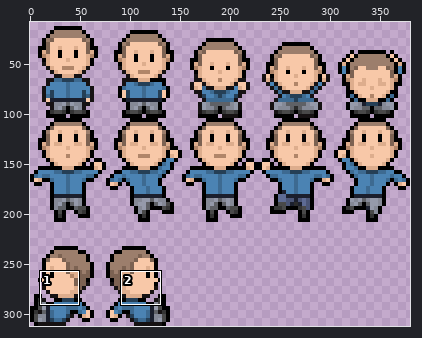
One commit to this sprite sheet: src/assets/images/fili-draggable.png. Above: a wide view before the commit, with the close-up outlined.
Close-up. Before:
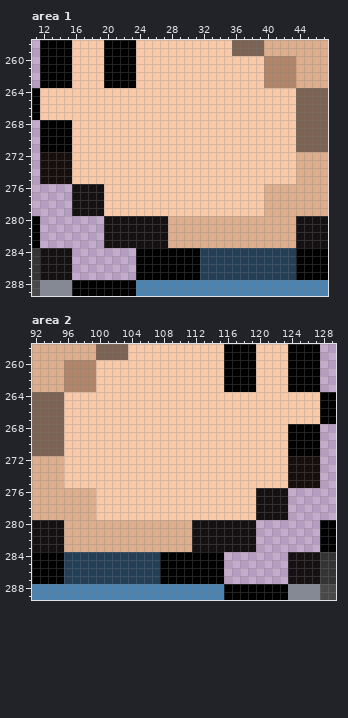
The file is 380x312 pixels. Pixels under 10% opacity are left out. Colours within 5 levels of each other are drawn and written as one. Shown: area 1: x 11..47, y 258..289; area 2: x 92..129, y 258..289. The wide view leaves out empty margins. The commit also changed other parts of the picture, which this record leaves out.
The result:
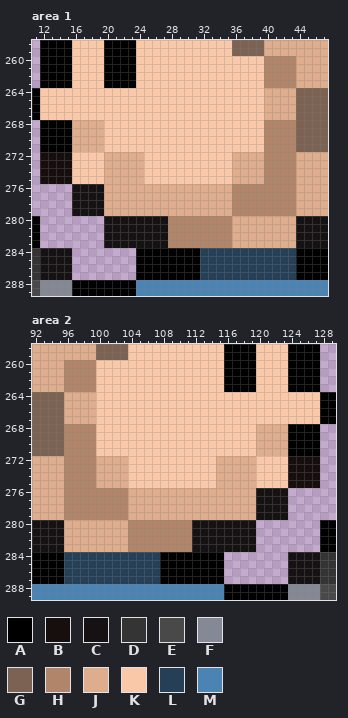
Palette (. is transparent): A #000000  B #160f0d  C #161213  D #343434  E #494949  F #858996  G #7c6252  H #b08569  J #ddad8d  K #f8c8a8  L #253f56  M #4b83b3
What changed:
--- area 1
@@ x 11..47 @@
 263 .AAAAKKKKAAAAKKKKKKKKKKKKKKKKHHHHJJJJ
-264 AKKKKKKKKKKKKKKKKKKKKKKKKKKKKKKKKGGGG
-265 AKKKKKKKKKKKKKKKKKKKKKKKKKKKKKKKKGGGG
-266 AKKKKKKKKKKKKKKKKKKKKKKKKKKKKKKKKGGGG
-267 AKKKKKKKKKKKKKKKKKKKKKKKKKKKKKKKKGGGG
-268 .AAAAKKKKKKKKKKKKKKKKKKKKKKKKKKKKGGGG
-269 .AAAAKKKKKKKKKKKKKKKKKKKKKKKKKKKKGGGG
-270 .AAAAKKKKKKKKKKKKKKKKKKKKKKKKKKKKGGGG
-271 .AAAAKKKKKKKKKKKKKKKKKKKKKKKKKKKKGGGG
-272 .BBBBKKKKKKKKKKKKKKKKKKKKKKKKKKKKJJJJ
-273 .BBBBKKKKKKKKKKKKKKKKKKKKKKKKKKKKJJJJ
-274 .BBBBKKKKKKKKKKKKKKKKKKKKKKKKKKKKJJJJ
-275 .BBBBKKKKKKKKKKKKKKKKKKKKKKKKKKKKJJJJ
-276 .....CCCCKKKKKKKKKKKKKKKKKKKKJJJJJJJJ
-277 .....CCCCKKKKKKKKKKKKKKKKKKKKJJJJJJJJ
-278 .....CCCCKKKKKKKKKKKKKKKKKKKKJJJJJJJJ
-279 .....CCCCKKKKKKKKKKKKKKKKKKKKJJJJJJJJ
-280 A........CCCCCCCCJJJJJJJJJJJJJJJJCCCC
-281 A........CCCCCCCCJJJJJJJJJJJJJJJJCCCC
-282 A........CCCCCCCCJJJJJJJJJJJJJJJJCCCC
-283 A........CCCCCCCCJJJJJJJJJJJJJJJJCCCC
+264 AKKKKKKKKKKKKKKKKKKKKKKKKKKKKJJJJGGGG
+265 AKKKKKKKKKKKKKKKKKKKKKKKKKKKKJJJJGGGG
+266 AKKKKKKKKKKKKKKKKKKKKKKKKKKKKJJJJGGGG
+267 AKKKKKKKKKKKKKKKKKKKKKKKKKKKKJJJJGGGG
+268 .AAAAJJJJKKKKKKKKKKKKKKKKKKKKHHHHGGGG
+269 .AAAAJJJJKKKKKKKKKKKKKKKKKKKKHHHHGGGG
+270 .AAAAJJJJKKKKKKKKKKKKKKKKKKKKHHHHGGGG
+271 .AAAAJJJJKKKKKKKKKKKKKKKKKKKKHHHHGGGG
+272 .BBBBKKKKJJJJJKKKKKKKKKKKJJJJHHHHJJJJ
+273 .BBBBKKKKJJJJJKKKKKKKKKKKJJJJHHHHJJJJ
+274 .BBBBKKKKJJJJJKKKKKKKKKKKJJJJHHHHJJJJ
+275 .BBBBKKKKJJJJJKKKKKKKKKKKJJJJHHHHJJJJ
+276 .....CCCCJJJJJJJJJJJJJJJJHHHHHHHHJJJJ
+277 .....CCCCJJJJJJJJJJJJJJJJHHHHHHHHJJJJ
+278 .....CCCCJJJJJJJJJJJJJJJJHHHHHHHHJJJJ
+279 .....CCCCJJJJJJJJJJJJJJJJHHHHHHHHJJJJ
+280 A........CCCCCCCCHHHHHHHHJJJJJJJJCCCC
+281 A........CCCCCCCCHHHHHHHHJJJJJJJJCCCC
+282 A........CCCCCCCCHHHHHHHHJJJJJJJJCCCC
+283 A........CCCCCCCCHHHHHHHHJJJJJJJJCCCC
 284 DCCCC........AAAAAAAALLLLLLLLLLLLAAAA
--- area 2
@@ x 92..129 @@
 263 JJJJHHHHKKKKKKKKKKKKKKKKAAAAKKKKAAAA..
-264 GGGGKKKKKKKKKKKKKKKKKKKKKKKKKKKKKKKKAA
-265 GGGGKKKKKKKKKKKKKKKKKKKKKKKKKKKKKKKKAA
-266 GGGGKKKKKKKKKKKKKKKKKKKKKKKKKKKKKKKKAA
-267 GGGGKKKKKKKKKKKKKKKKKKKKKKKKKKKKKKKKAA
-268 GGGGKKKKKKKKKKKKKKKKKKKKKKKKKKKKAAAA..
-269 GGGGKKKKKKKKKKKKKKKKKKKKKKKKKKKKAAAA..
-270 GGGGKKKKKKKKKKKKKKKKKKKKKKKKKKKKAAAA..
-271 GGGGKKKKKKKKKKKKKKKKKKKKKKKKKKKKAAAA..
-272 JJJJKKKKKKKKKKKKKKKKKKKKKKKKKKKKBBBB..
-273 JJJJKKKKKKKKKKKKKKKKKKKKKKKKKKKKBBBB..
-274 JJJJKKKKKKKKKKKKKKKKKKKKKKKKKKKKBBBB..
-275 JJJJKKKKKKKKKKKKKKKKKKKKKKKKKKKKBBBB..
-276 JJJJJJJJKKKKKKKKKKKKKKKKKKKKCCCC......
-277 JJJJJJJJKKKKKKKKKKKKKKKKKKKKCCCC......
-278 JJJJJJJJKKKKKKKKKKKKKKKKKKKKCCCC......
-279 JJJJJJJJKKKKKKKKKKKKKKKKKKKKCCCC......
-280 CCCCJJJJJJJJJJJJJJJJCCCCCCCC........AA
-281 CCCCJJJJJJJJJJJJJJJJCCCCCCCC........AA
-282 CCCCJJJJJJJJJJJJJJJJCCCCCCCC........AA
-283 CCCCJJJJJJJJJJJJJJJJCCCCCCCC........AA
+264 GGGGJJJJKKKKKKKKKKKKKKKKKKKKKKKKKKKKAA
+265 GGGGJJJJKKKKKKKKKKKKKKKKKKKKKKKKKKKKAA
+266 GGGGJJJJKKKKKKKKKKKKKKKKKKKKKKKKKKKKAA
+267 GGGGJJJJKKKKKKKKKKKKKKKKKKKKKKKKKKKKAA
+268 GGGGHHHHKKKKKKKKKKKKKKKKKKKKJJJJAAAA..
+269 GGGGHHHHKKKKKKKKKKKKKKKKKKKKJJJJAAAA..
+270 GGGGHHHHKKKKKKKKKKKKKKKKKKKKJJJJAAAA..
+271 GGGGHHHHKKKKKKKKKKKKKKKKKKKKJJJJAAAA..
+272 JJJJHHHHJJJJKKKKKKKKKKKJJJJJKKKKBBBB..
+273 JJJJHHHHJJJJKKKKKKKKKKKJJJJJKKKKBBBB..
+274 JJJJHHHHJJJJKKKKKKKKKKKJJJJJKKKKBBBB..
+275 JJJJHHHHJJJJKKKKKKKKKKKJJJJJKKKKBBBB..
+276 JJJJHHHHHHHHJJJJJJJJJJJJJJJJCCCC......
+277 JJJJHHHHHHHHJJJJJJJJJJJJJJJJCCCC......
+278 JJJJHHHHHHHHJJJJJJJJJJJJJJJJCCCC......
+279 JJJJHHHHHHHHJJJJJJJJJJJJJJJJCCCC......
+280 CCCCJJJJJJJJHHHHHHHHCCCCCCCC........AA
+281 CCCCJJJJJJJJHHHHHHHHCCCCCCCC........AA
+282 CCCCJJJJJJJJHHHHHHHHCCCCCCCC........AA
+283 CCCCJJJJJJJJHHHHHHHHCCCCCCCC........AA
 284 AAAALLLLLLLLLLLLAAAAAAAA........CCCCDD
Pixel boxes of the changes (left, top, right, bottom) in both close-ups:
changed: (72, 88, 296, 248)
changed: (64, 392, 288, 552)
